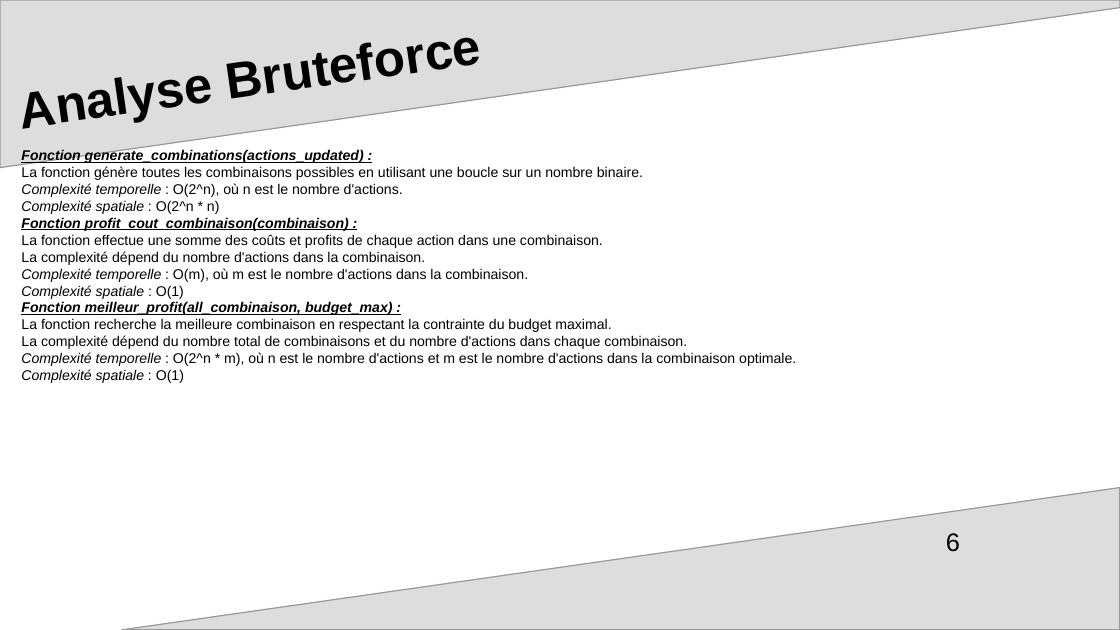
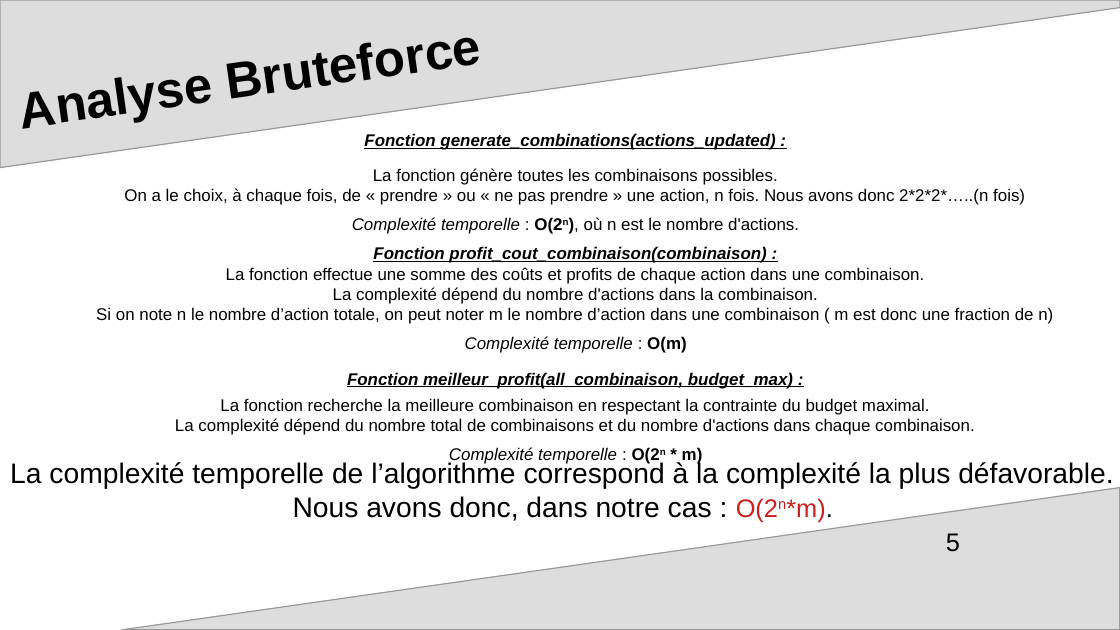
Before and after one commit to mcourte/OC_Projet7, a slide deck: slide 5 of ppt_soutenance.odp (slide 6 before the commit). Drawn at 1120x630 pixels with LibreOffice and Linux fonts; fonts in the diff are those of the drawing; background and template pictures are left out. Boxes give left, top, right and bottom in pixels: in the first picture for what was removed or moved away, otherwise in the second. Text is boxed around its words. In the diff, an @@ line names an element or a change of style, - is before the commit and + after.

```diff
--- a/ppt_soutenance.odp
+++ b/ppt_soutenance.odp
@@ text at bbox=[175, 133, 975, 435]: size 10 to 12 pt in "Fonction generate_combinations(actions_updated) :", "Fonction profit_cout_combinaison(combinaison) :", "La fonction effectue une somme des coûts ...", "La complexité dépend du nombre d'actions dans ..." and 3 more places; alignment left to centre; more space between paragraphs @@
@@ text at bbox=[124, 168, 1025, 234]: text changed; size 10 to 12 pt @@
-La fonction génère toutes les combinaisons possibles en utilisant une boucle sur un nombre binaire.
-Complexité temporelle : O(2^n), où n est le nombre d'actions.
-Complexité spatiale : O(2^n * n)
+La fonction génère toutes les combinaisons possibles.
+On a le choix, à chaque fois, de « prendre » ou « ne pas prendre » une action, n fois. Nous avons donc 2*2*2*…..(n fois)
+Complexité temporelle : O(2n), où n est le nombre d'actions.
@@ text at bbox=[96, 307, 1053, 353]: text changed; size 10 to 12 pt @@
-Complexité temporelle : O(m), où m est le nombre d'actions dans la combinaison.
-Complexité spatiale : O(1)
+Si on note n le nombre d’action totale, on peut noter m le nombre d’action dans une combinaison ( m est donc une fraction de n)
+Complexité temporelle : O(m)
@@ text at bbox=[449, 447, 703, 464]: text changed; size 10 to 12 pt; italic on @@
-Complexité temporelle : O(2^n * m), où n est le nombre d'actions et m est le nombre d'actions dans la combinaison optimale.
-Complexité spatiale : O(1)
+Complexité temporelle : O(2n * m)
@@ text added at bbox=[10, 461, 1113, 523], 20 pt, text #000000 @@
+La complexité temporelle de l’algorithme correspond à la complexité la plus défavorable. Nous avons donc, dans notre cas : O(2n*m).
@@ page number at bbox=[946, 533, 960, 552]: text changed @@
-6
+5
```
Also in this commit, not shown: 9 other slides changed, 5 slides added, 7 slides removed, 1 other file.
